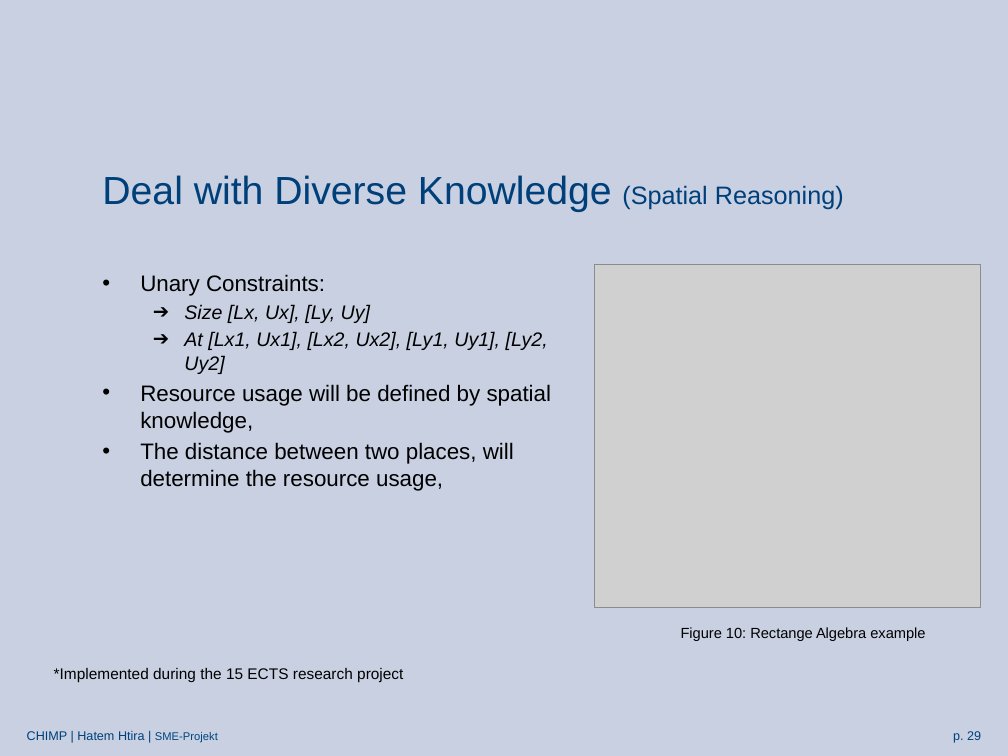
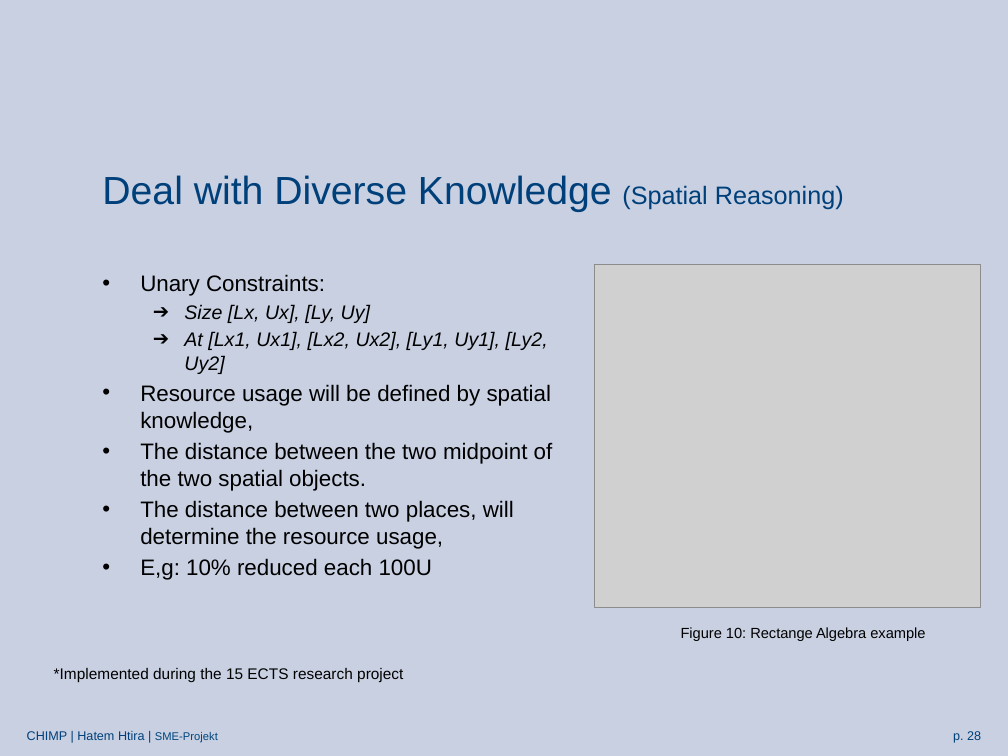
Before and after one commit to htiraHatem/CHIMP_MDP, a slide deck: slide 28 of HTN2MDP presentation.pptx (slide 29 before the commit). Drawn at 1008x756 pixels with LibreOffice and Linux fonts; fonts in the diff are those of the drawing; grey boxes stand for pictures; background and template pictures are left out. Boxes give left, top, right and bottom in pixels: in the first picture for what was removed or moved away, otherwise in the second. Text is boxed around its words. In the diff, an @@ line names an element or a change of style, - is before the commit and + after.

```diff
--- a/HTN2MDP presentation.pptx
+++ b/HTN2MDP presentation.pptx
@@ text at bbox=[140, 442, 553, 491]: paragraph added @@
+• The distance between the two midpoint of the two spatial objects.
@@ text at bbox=[140, 558, 432, 580]: paragraph added @@
+• E,g: 10% reduced each 100U
```
Also in this commit, not shown: 14 other slides changed, 1 slide removed.
